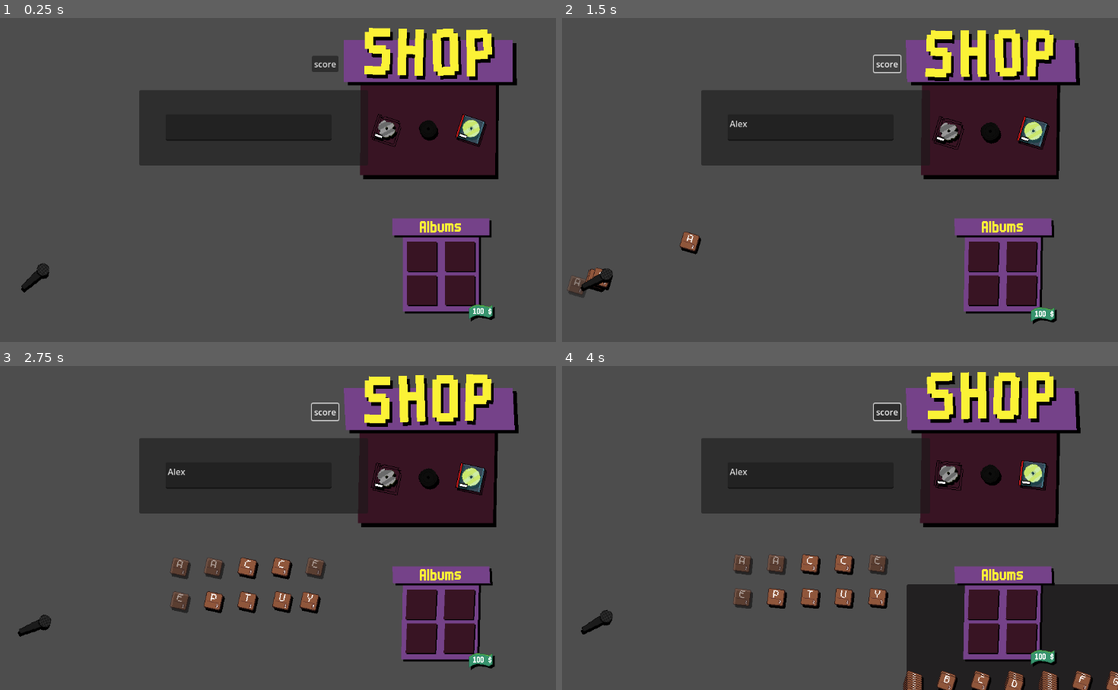
Above: before the commit, frames 1-4 (two rows, left to right).
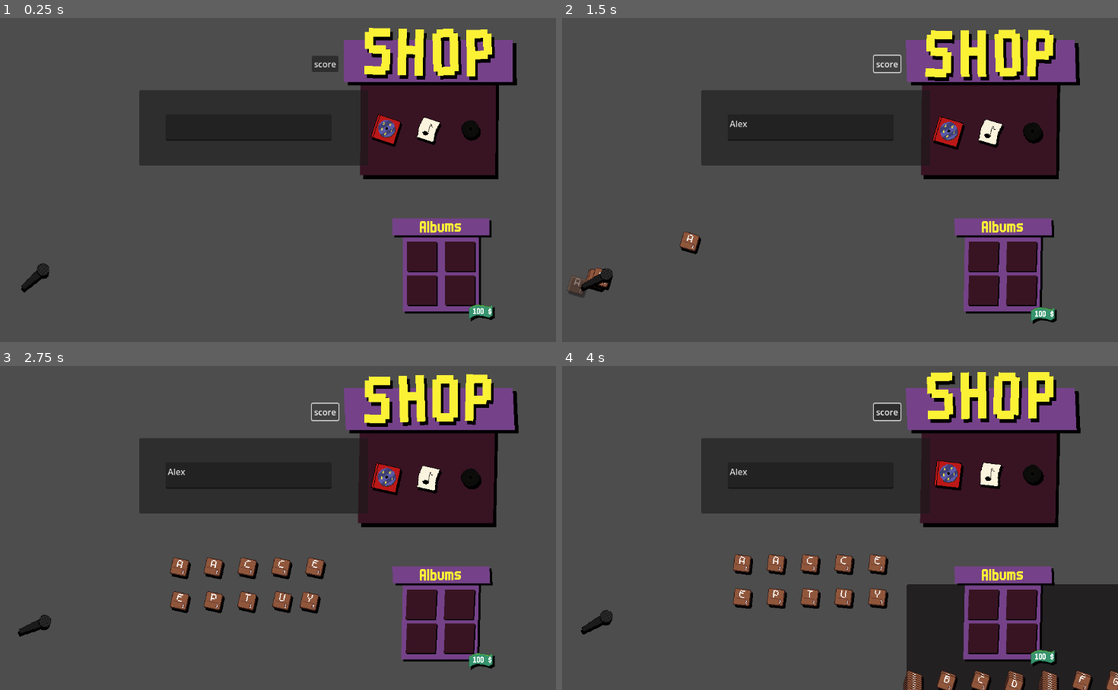
Above: after the commit, the same moments.

Repository: LiranDat/Spitandspell
Game: Godot game, scene res://scoring_test.tscn
Two runs of this game, one before a commit and one after it. Both use one fixed random seed, a clock stepped at 60 frames per second and the inputs below. This scene is started directly instead of the project's main scene.
Inputs (mouse positions are in pixels of both pictures, inside the frame that each line leads up to):
- Up to frame 1 (0.25 s): no input
- Up to frame 2 (1.5 s): click (812, 128) at 0.52 s; type "Alex" at 0.6 s; click "score" at 1.25 s
- Up to frame 3 (2.75 s): click "score" at 2 s
- Up to frame 4 (4 s): click "score" at 2.75 s; move the mouse to (595, 625) at 3.52 s; click (595, 625) at 3.67 s

The runs differ from the first frame. In frame 1, 0.9% of the frame differs, in the area x 66-88%, y 29-40%; in frame 2, 1.0%; in frame 3, 1.7%; in frame 4, 1.7%, in the area x 30-88%, y 29-75%.

Commit message:
Added globals, reworked word scoring, static word test function

Diff:
--- a/album.gd
+++ b/album.gd
@@ -55,6 +55,7 @@
 
 func updateAlbumInfo():
 	var albumInfo = {}
+	print(parseAlbums().size())
 	albumInfo = parseAlbums()[albumNumber]
 	print(albumInfo)
 	$Album.frame=albumNumber
--- a/globals.gd
+++ b/globals.gd
@@ -1,3 +1,3 @@
 class_name Globals extends Node
 
-static var ALBUMCOUNT = 7
+static var ALBUMCOUNT = 6
--- a/letter_selection.gd
+++ b/letter_selection.gd
@@ -61,8 +61,12 @@
 	for letter in $LetterArea/Letters.get_children():
 		if letter.letter == l.to_upper() and letter.used == false:
 			letter.used = true
-			return
-	pass
+			return true
+	return false
+
+func refreshLetters():
+	for letter in $LetterArea/Letters.get_children():
+			letter.used = false
 
 func _on_timer_timeout() -> void:
 	distributeLetters(count)
--- a/scenes/boombox/boombox.gd
+++ b/scenes/boombox/boombox.gd
@@ -14,7 +14,6 @@
 		bounce()
 
 func bounce():
-	print("bounce")
 	var tween1 = get_tree().create_tween()
 	var tween2 = get_tree().create_tween()
 
--- a/scoring_test.gd
+++ b/scoring_test.gd
@@ -4,20 +4,28 @@
 	var alphabet = Alphabet.getAlphabet()
 	var albumCase = get_tree().get_first_node_in_group("AlbumCase")
 	var score = 0
+	var letterScores = []
+	var letterSelection : LetterSelection = get_tree().get_first_node_in_group("LetterSelection")
 	for letterIndex in word.length():
 		var letter = word[letterIndex].to_upper()
-		var letterSelection : LetterSelection = get_tree().get_first_node_in_group("LetterSelection")
-		letterSelection.useLetter(letter)
-		var letterScore = await albumCase.scoreLetter(letter,word)
+		var letterScore = [0,0]
+		if letterSelection.useLetter(letter):
+			letterScore = await albumCase.scoreLetter(letter,word)
 		score += letterScore[0]+letterScore[1]*alphabet[letter][0]
-		print("letter " + letter + " scored: "+ str(letterScore[0]+letterScore[1]*alphabet[letter][0]))
+		letterScores.push_back([letter,letterScore[0]+letterScore[1]*alphabet[letter][0]])
 		await get_tree().create_timer(.1).timeout
-	print("Raw Word score is: "+ str(score))
+	var rawWordScore = score
 	var wordScore = await albumCase.scoreWord(word.to_upper())
 	score = wordScore[0]+wordScore[1]*score
-	print("Total score is: " + str(score))
+	printScore(word,letterScores,rawWordScore,score)
+	letterSelection.refreshLetters()
 	pass
 
+func printScore(word,letterScores,rawWordScore,score):
+	print("Word: "+ word.to_upper())
+	print("Word scorees: " + str(letterScores))
+	print("Raw word score: " + str(rawWordScore))
+	print("Total score: " + str(score))
 
 func _on_button_pressed() -> void:
 	print($Panel/TextEdit.text)
--- a/shop.gd
+++ b/shop.gd
@@ -5,7 +5,7 @@
 func _ready():
 	for i in range(3):
 		var album = albumScene.instantiate()
-		album.albumNumber=randi_range(0,Globals.ALBUMCOUNT)
+		album.albumNumber=randi_range(3,Globals.ALBUMCOUNT)
 		album.updateAlbumInfo()
 		album.position = Vector2((float(i%3)-1)*80.0,float(i/3)*80.0+40.)
 		$Albums.add_child(album)
--- a/word_test.gd
+++ b/word_test.gd
@@ -1,16 +1,30 @@
-extends Control
+class_name WordTest extends Control
 var word : String
 var letterScene = preload("res://letter.tscn")
 var letters : = []
-var prefixTable = {}
+static var prefixTable = {}
 
 const LETTERCHARACTERS = ["a","b","c","d","e","f","g","h","i","j","k","l","m","n","o","p","q","r","s","t","u","v","w","x","y","z"]
 const WORDFILE = "res://wordlist/wordlist-20210729.txt"
 const PREFIXFILE = "res://wordlist/prefixes_precalc.txt"
+
 func _ready():
 	prefixPreLoad()
 	print(prefixTable)
 	pass
+
+static func testWord(word):
+	return testWordIndex(word)>=0
+
+static func testWordIndex(word:String):
+	var file = FileAccess.open(WORDFILE, FileAccess.READ)
+	var content = file.get_as_text()
+	var searchString = "\"" + word + "\""
+	var prefixPos = getPrefixPos(word)
+	var searchIndex = -1
+	if(prefixPos):
+		searchIndex = content.findn(searchString,getPrefixPos(word))
+	return searchIndex
 
 func _process(delta):
 	if($Panel/TextEdit.text != word):
@@ -18,23 +32,17 @@
 		var file = FileAccess.open(WORDFILE, FileAccess.READ)
 		var content = file.get_as_text()
 		var searchString = "\"" + word + "\""
-		var t1 = Time.get_unix_time_from_system()*1000
 		var prefixPos = getPrefixPos(word)
 		var searchIndex = -1
 		if(prefixPos):
 			searchIndex = content.findn(searchString,getPrefixPos(word))
-		var t2 = Time.get_unix_time_from_system()*1000
-		var tElapsed = t2-t1
-		print("Time for search: " + str(tElapsed)+ "ms")
 
 		if(searchIndex>0):
-			print("Word found: " + word + " " + str(searchIndex))
 			$Panel/RichTextLabel.text = word.to_upper()
 			if($Panel/Letters.get_child_count()>0):
 				$Panel/Letters.get_child(0).queue_free()
 			var WordNode = Node2D.new()
 			$Panel/Letters.add_child(WordNode)
-			t2 = Time.get_unix_time_from_system()
 			for i in word.length():
 				var letterNode = letterScene.instantiate()
 				letterNode.letter = word[i].to_upper()
@@ -44,21 +52,18 @@
 				letters.append(letterNode)
 	pass
 
-#func findWord(word : String):
-	#if(word.length()):
 
-
-func getPrefix(word : String):
+static func getPrefix(word : String):
 	if(word.length()):
 		var l = min(2,word.length())
 		return word.substr(0,l)
 	return -1
 
-func getPrefixPos(word : String):
+static func getPrefixPos(word : String):
 	if(word.length()):
 		return prefixTable[getPrefix(word)]
 
-func prefixPreLoad():
+static func prefixPreLoad():
 	prefixTable = loadDict(PREFIXFILE)
 	pass
 
@@ -84,7 +89,7 @@
 	file.close()
 	pass
 
-func loadDict(filePath):
+static func loadDict(filePath):
 	var file = FileAccess.open(filePath, FileAccess.READ)
 	var content = {}
 	for i in file.get_as_text().count(":"):
Not shown, changed: albums.xml
